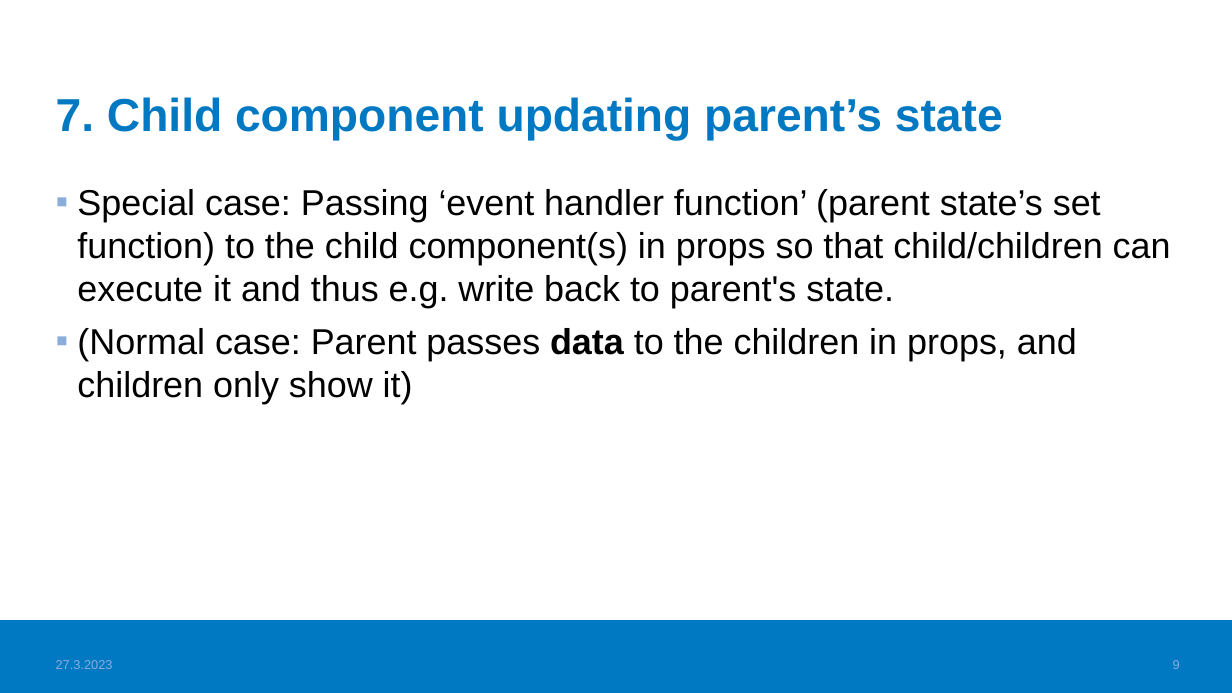
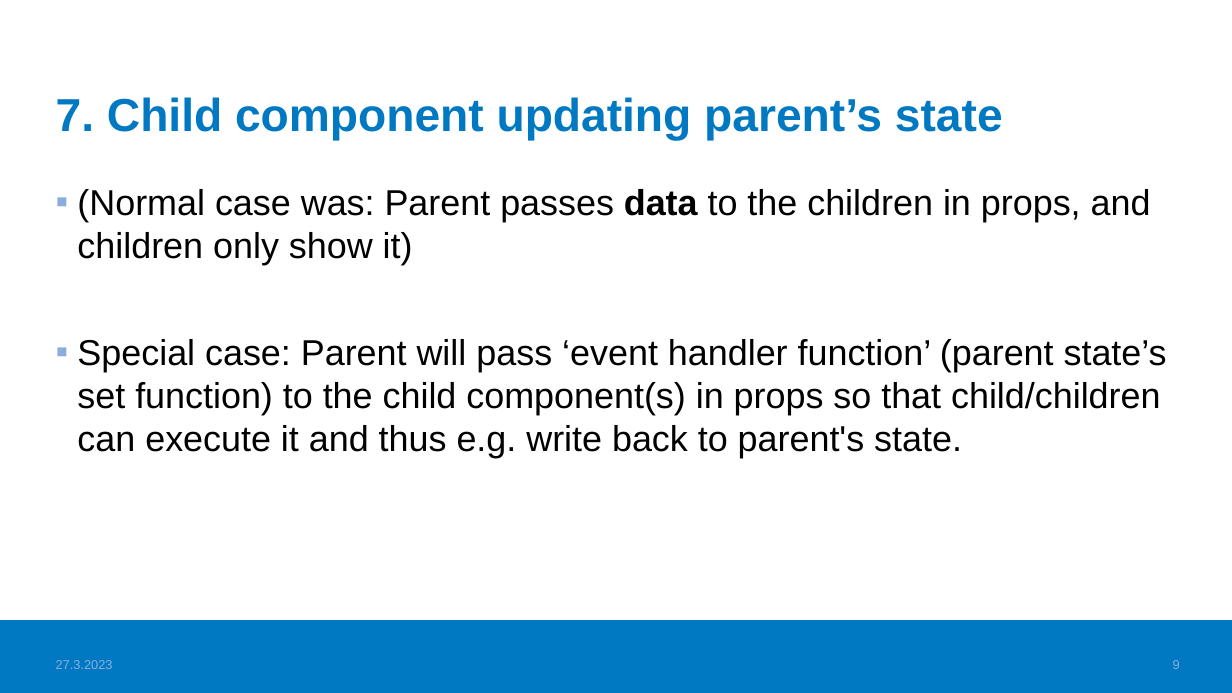
Before and after one commit to haagahelia/ohke-teknologiat, a slide deck: slide 9 of 05_frontend/Frontend_VideoTopics.pptx. Drawn at 1232x693 pixels with LibreOffice and Linux fonts; fonts in the diff are those of the drawing; background and template pictures are left out. Boxes give left, top, right and bottom in pixels: in the first picture for what was removed or moved away, otherwise in the second. Text is boxed around its words. In the diff, an @@ line names an element or a change of style, - is before the commit and + after.

Commit message:
Video topic pptx updated

```diff
--- a/05_frontend/Frontend_VideoTopics.pptx
+++ b/05_frontend/Frontend_VideoTopics.pptx
@@ text at (77,189,1167,458): text changed @@
-▪ Special case: Passing ‘event handler function’ (parent state’s set function) to the child component(s) in props so that child/children can execute it and thus e.g. write back to parent's state.
-▪ (Normal case: Parent passes data to the children in props, and children only show it)
+▪ (Normal case was: Parent passes data to the children in props, and children only show it)
+▪ Special case: Parent will pass ‘event handler function’ (parent state’s set function) to the child component(s) in props so that child/children can execute it and thus e.g. write back to parent's state.
```
